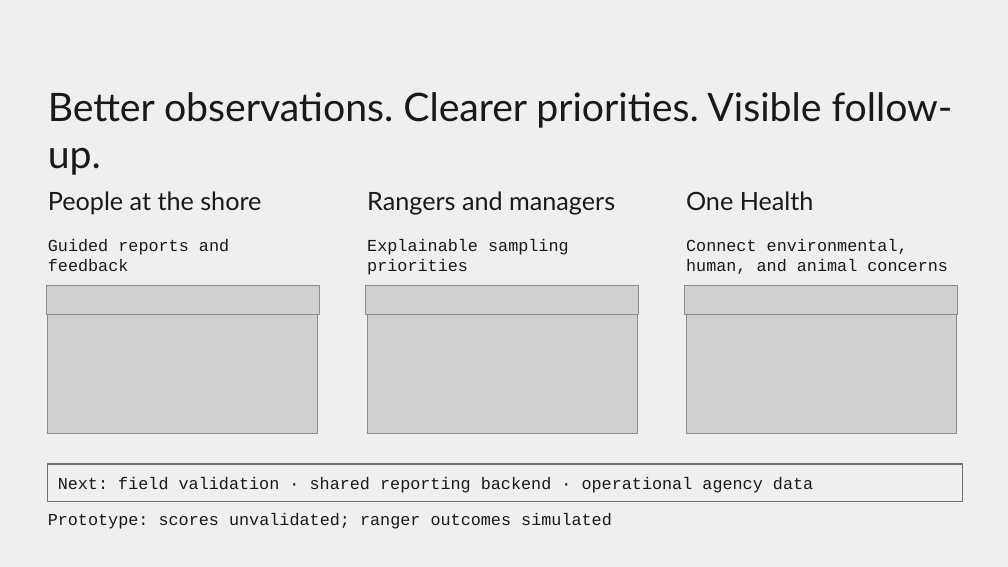
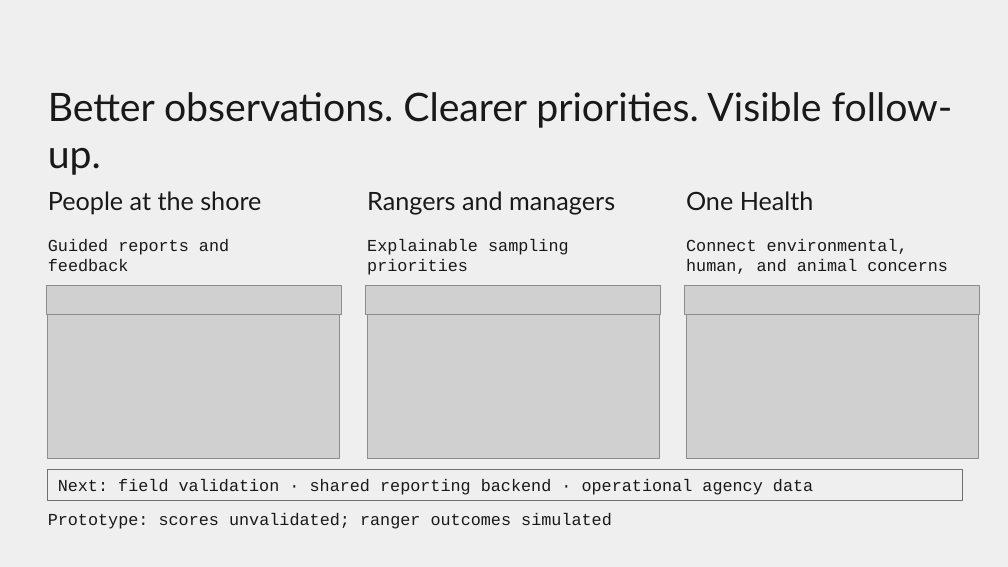
Before and after one commit to NathanDiep123/Verdant, a slide deck: slide 4 of docs/presentation/verdant-presentation.pptx. Drawn at 1008x567 pixels with LibreOffice and Linux fonts; fonts in the diff are those of the drawing; grey boxes stand for pictures; background and template pictures are left out. Boxes give left, top, right and bottom in pixels: in the first picture for what was removed or moved away, otherwise in the second. Text is boxed around its words. In the diff, an @@ line names an element or a change of style, - is before the commit and + after.

Commit message:
Add pictures to presentation slides

```diff
--- a/docs/presentation/verdant-presentation.pptx
+++ b/docs/presentation/verdant-presentation.pptx
@@ picture resized from (x1=46, y1=285, x2=319, y2=314) to (x1=46, y1=285, x2=341, y2=314) @@
@@ picture resized from (x1=366, y1=285, x2=638, y2=314) to (x1=366, y1=285, x2=660, y2=314) @@
@@ picture resized from (x1=684, y1=285, x2=957, y2=314) to (x1=684, y1=285, x2=979, y2=314) @@
@@ picture resized from (x1=47, y1=314, x2=318, y2=433) to (x1=47, y1=314, x2=340, y2=458) @@
@@ picture resized from (x1=367, y1=314, x2=637, y2=433) to (x1=367, y1=314, x2=659, y2=458) @@
@@ picture resized from (x1=686, y1=314, x2=957, y2=433) to (x1=686, y1=314, x2=979, y2=458) @@
@@ rectangle "Next: field validation · shared ..." resized from (x1=47, y1=464, x2=963, y2=501) to (x1=47, y1=470, x2=963, y2=501) @@
```
Also in this commit, not shown: 4 other slides changed, 1 other file.
